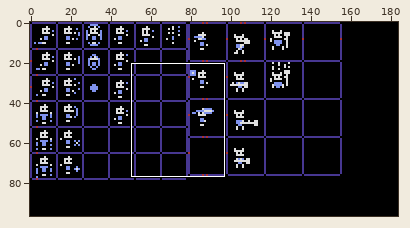
Pixel-art file: assets/sprites/aseprite/MageBlue.aseprite. The picture above shows the old version from afar; the outline marks the close-up.
Close-up. Earlier state:
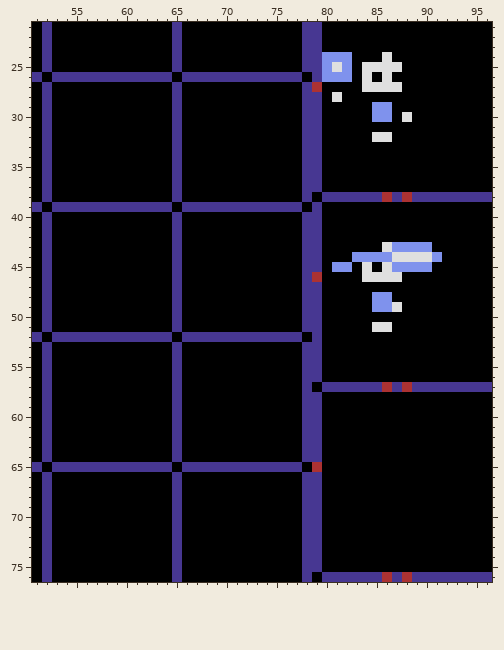
184x97 pixels, 1 frame. Shown: x 51..96, y 21..76.
The same view after the edit:
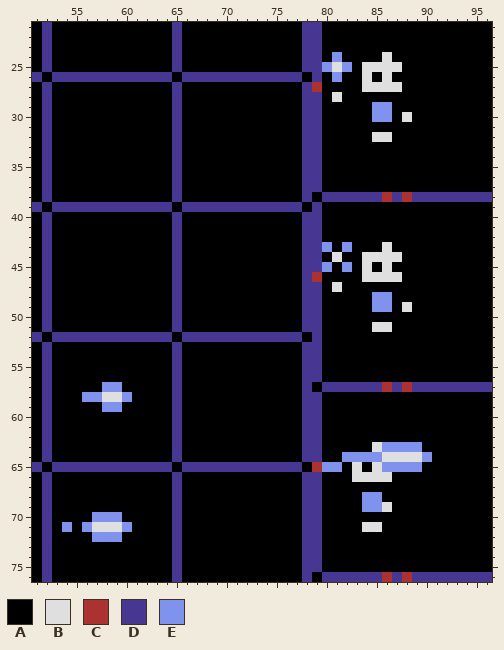
Palette (. is transparent): A #000000  B #dfdfdf  C #ac3232  D #473792  E #7f92ed
Diff:
Layer "main":
y 24: x 80 E -> A; x 82 E -> A
y 26: x 80 E -> A; x 82 E -> A
y 43: x 80 A -> E; x 82 A -> E; x 87..90 EEEE -> AAAA
y 44: x 81 A -> B; x 83..86 EEEE -> ABBB; x 88..91 BBBE -> AAAA
y 45: x 80..81 AE -> EA; x 87..90 EEEE -> AAAA
y 47: x 81 A -> B
y 49: x 87..88 BA -> AB
y 57: x 58..59 AA -> EE
y 58: x 56..60 AAAAA -> EEBBE
y 59: x 58..59 AA -> EE
y 63: x 85..89 AAAAA -> BEEEE
y 64: x 82..90 AAAAAAAAA -> EEEEBBBBE
y 65: x 80..81 AA -> EE; x 83 A -> B; x 85..89 AAAAA -> BEEEE
y 66: x 83..86 AAAA -> BBBB
y 68: x 84..85 AA -> EE
y 69: x 84..86 AAA -> EEB
y 70: x 57..59 AAA -> EEE
y 71: x 54 A -> E; x 56..60 AAAAA -> EBBBE; x 84..85 AA -> BB
y 72: x 57..59 AAA -> EEE
Boxes around the changes in both close-ups, in picture pixels (x1, y1, x2, y2):
changed: (322, 52, 352, 82)
changed: (322, 242, 442, 312)
changed: (82, 382, 132, 412)
changed: (322, 442, 432, 532)
changed: (62, 512, 132, 542)
